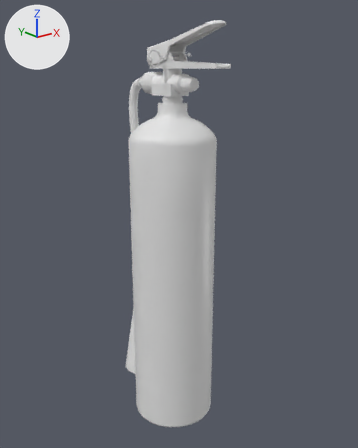
Two versions of the FBX model Assets/Fbx/Vagon/Vagon_inventory/Vagon_inventory_extinguisher_CD_01.fbx, one commit apart.
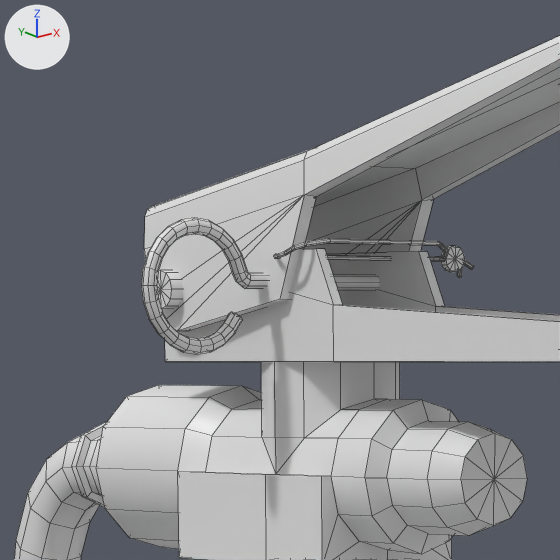
Each version appears first whole from a 50 mm camera at (0.332, -0.626, 0.407) aimed at (0.982, 0.187, 0.082), and next in a close-up on the part from 36% to 57% of the width and 4% to 21% of the height. Lighting does not change. The marker at upper left points along +X, +Y and +Z. The close-ups show mesh edges as thin lines. Where no turn or scale is listed for an object, it has been applied to the vertices.

In view in the first close-up: 'Vagon_inventory_extinguisher_CD_01'.
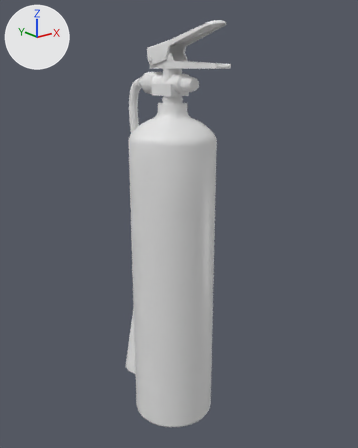
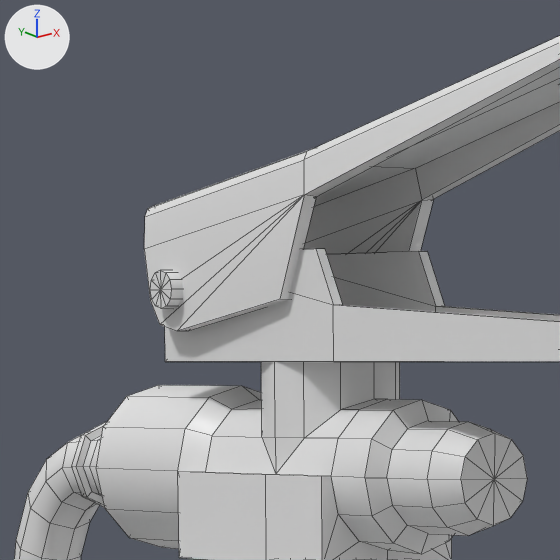
Location of each change, [x1, y1, x2, y2] in pixels of the close-ups (560 x 560 px):
part 1 of me_vagon_inventory_extinguisher_cd_01, deleted: before [274, 238, 474, 278]
part 2 of me_vagon_inventory_extinguisher_cd_01, deleted: before [141, 218, 380, 354]
part 3 of me_vagon_inventory_extinguisher_cd_01, deleted: before [441, 246, 465, 272]

What changed in the scene script:
```text
Change me_vagon_inventory_extinguisher_cd_01:
    where me_vagon_inventory_extinguisher_cd_01.from_pydata(...)  # 1578 vertices, 1636 faces; spans x -0.09..0.09, y -0.145..0.176, z -0.366..0.487
    used by ob_vagon_inventory_extinguisher_cd_01; location = (0.9604, 0.1804, 0.0)
    me_vagon_inventory_extinguisher_cd_01 part 1: the loose piece of 202 vertices spanning x -0.025..0.038, y -0.019..-0.005, z 0.429..0.438 is deleted
    me_vagon_inventory_extinguisher_cd_01 part 2: the loose piece of 202 vertices spanning x -0.06..0.032, y -0.001..0.003, z 0.409..0.443 is deleted
    me_vagon_inventory_extinguisher_cd_01 part 3: the loose piece of 26 vertices spanning x 0.029..0.036, y -0.013..-0.011, z 0.431..0.437 is deleted
```
